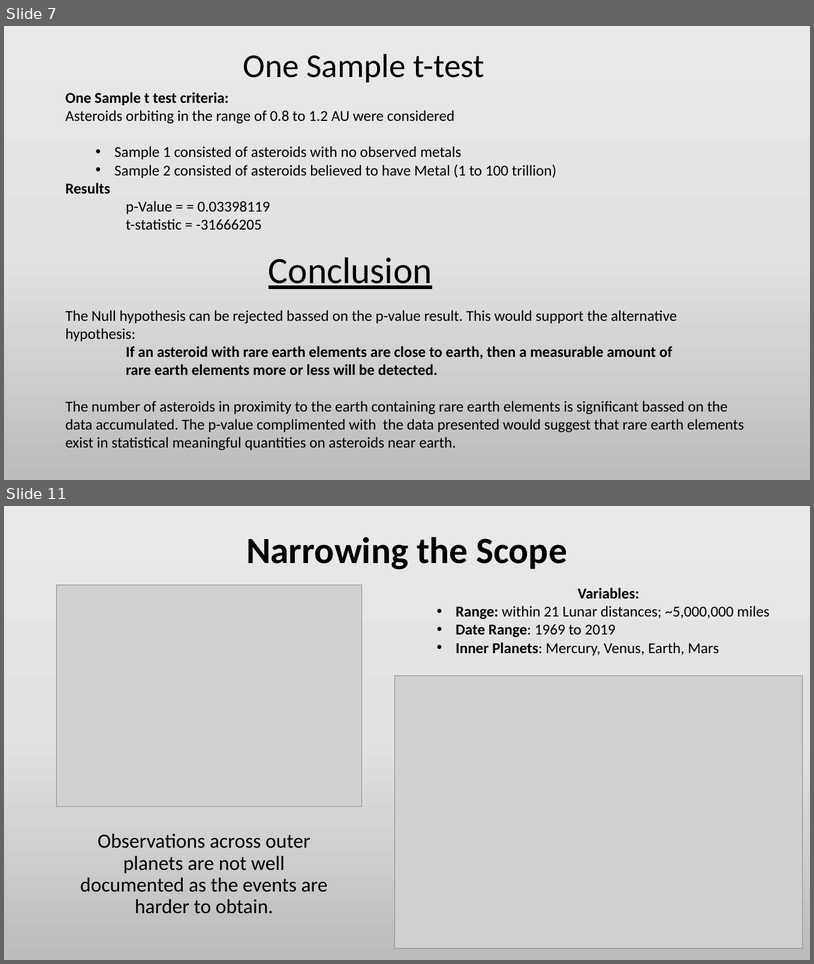
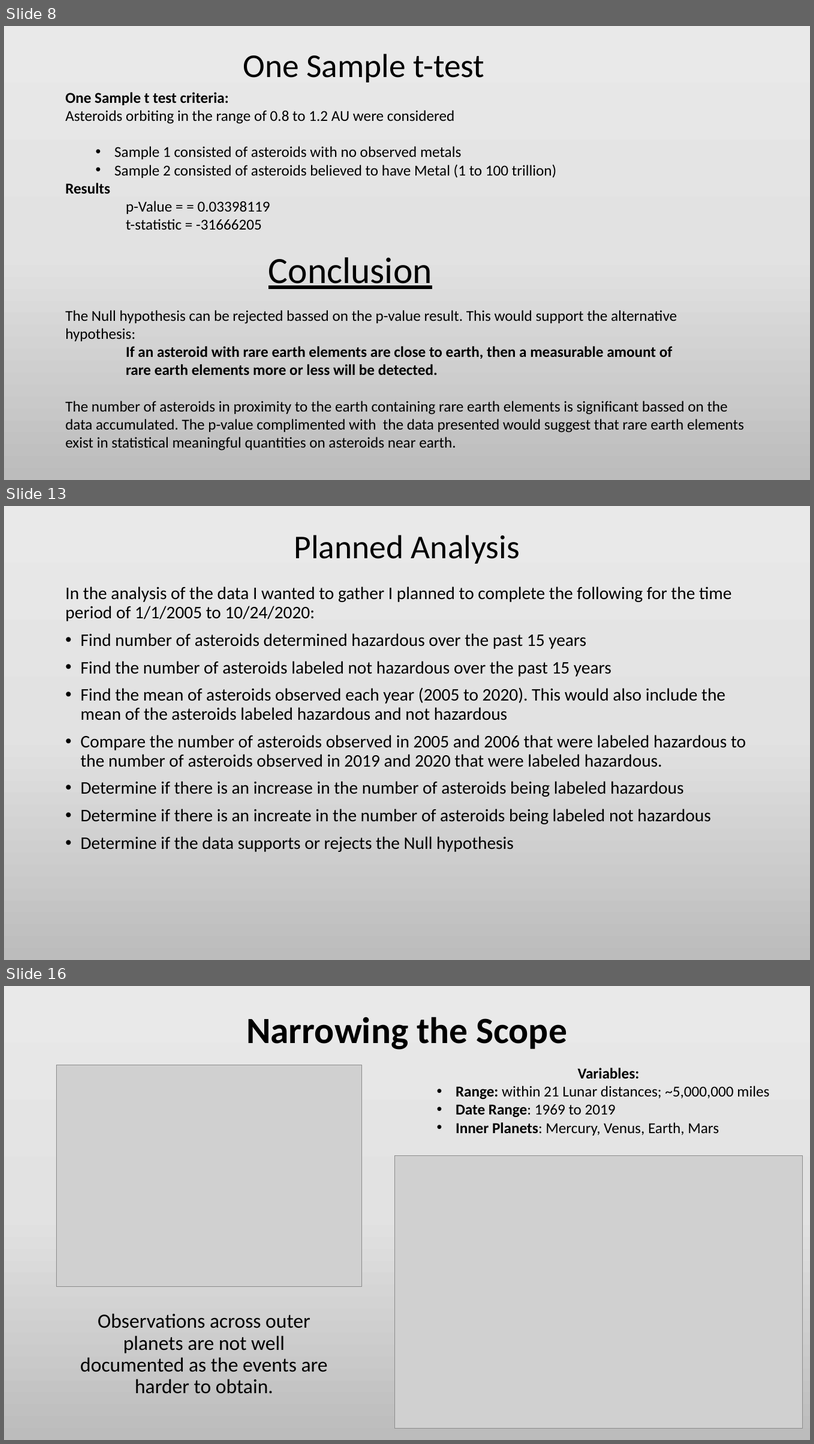
Before and after one commit to Efritch/asteroids_group_g, a slide deck: asteroid_analysisFinal.pptx. Shown one above the other, each under a label of ours: slides 7 and 11 before the commit, slides 8, 13 and 16 after it; the slides between them are not shown. The pictures are 814x964 and 814x1444 pixels, drawn with LibreOffice and Linux fonts; fonts in the diff are those of the drawing; grey boxes stand for pictures. Boxes give left, top, right and bottom in pixels: in the first picture for what was removed or moved away, otherwise in the second. Text is boxed around its words. In the diff, an @@ line names an element or a change of style, - is before the commit and + after.

Commit message:
Add files via upload
PPT file includes Erik's slides for the analysis of asteroids posing a threat to impact Earth.

```diff
--- a/asteroid_analysisFinal.pptx
+++ b/asteroid_analysisFinal.pptx
@@ slide 13 added at box(4, 506, 810, 960), background gradient #EBEAEA to #E4E3E3 to #BDBCBC @@
@@ title added at box(294, 535, 520, 564), 39.6 pt, text #000000 @@
+Planned Analysis
@@ text added at box(65, 586, 746, 852), 21 pt, text #000000 @@
+In the analysis of the data I wanted to gather I planned to complete the following for the time period of 1/1/2005 to 10/24/2020:
+• Find number of asteroids determined hazardous over the past 15 years
+• Find the number of asteroids labeled not hazardous over the past 15 years
+• Find the mean of asteroids observed each year (2005 to 2020). This would also include the mean of the asteroids labeled hazardous and not hazardous
+• Compare the number of asteroids observed in 2005 and 2006 that were labeled hazardous to the number of asteroids observed in 2019 and 2020 that were labeled hazardous.
+• Determine if there is an increase in the number of asteroids being labeled hazardous
+• Determine if there is an increate in the number of asteroids being labeled not hazardous
+• Determine if the data supports or rejects the Null hypothesis
@@ what was slide 7 is now slide 8 @@
@@ what was slide 11 is now slide 16 @@
```
Also in this commit, not shown: 2 slides changed, 6 other slides added, 2 slides removed.
